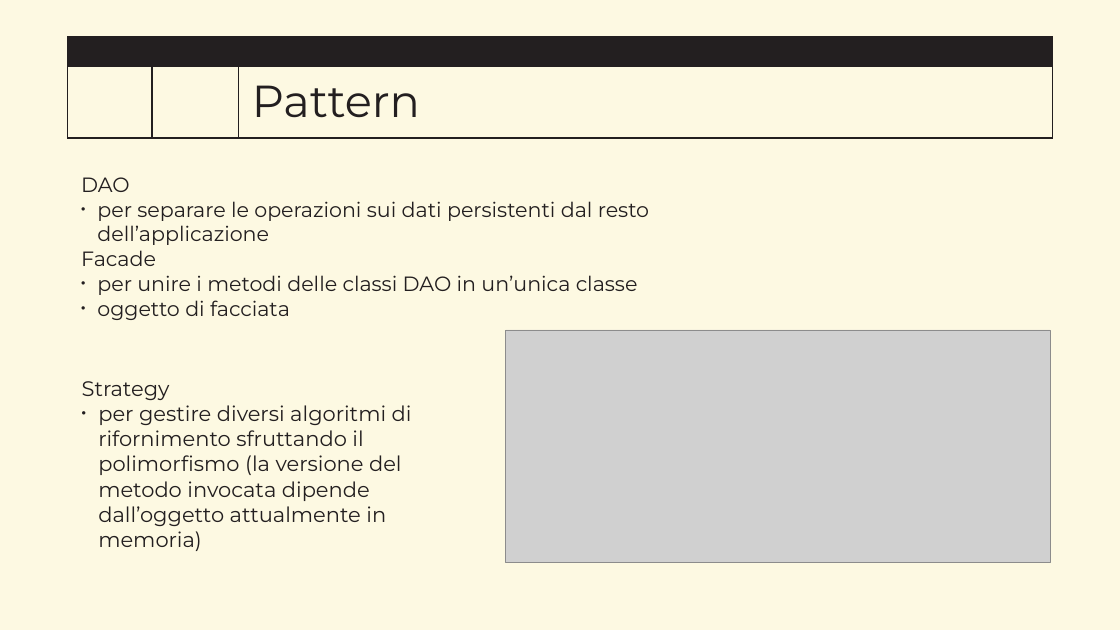
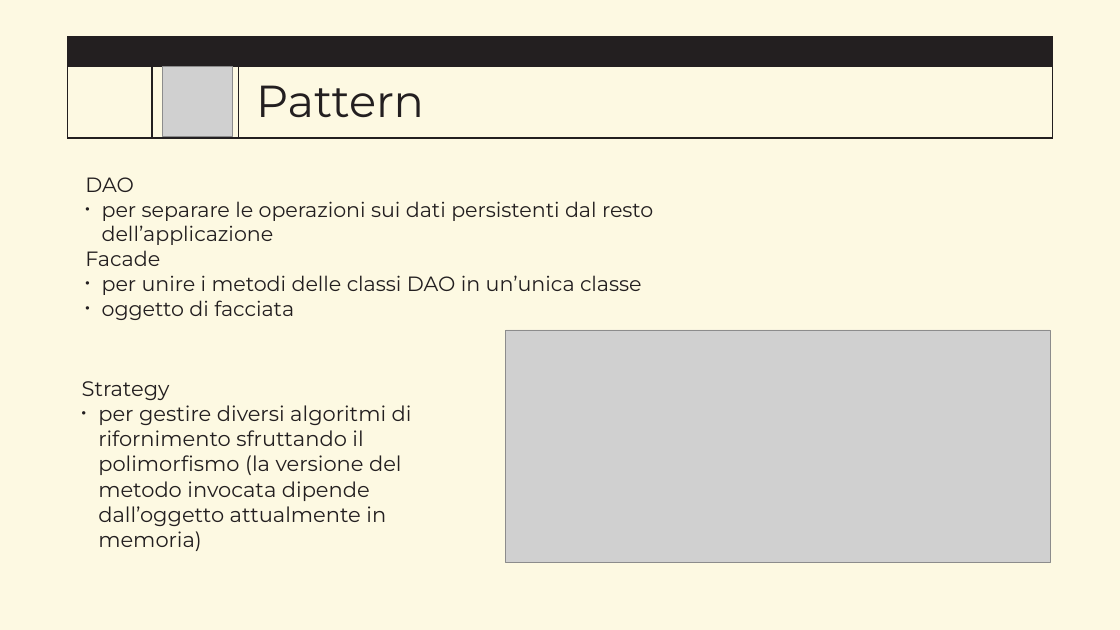
Before and after one commit to IngSW-unipv/Progetto-J24, a slide deck: slide 17 of doc/Presentation.pptx (slide 15 before the commit). Drawn at 1120x630 pixels with LibreOffice and Linux fonts; fonts in the diff are those of the drawing; grey boxes stand for pictures; background and template pictures are left out. Boxes give left, top, right and bottom in pixels: in the first picture for what was removed or moved away, otherwise in the second. Text is boxed around its words. In the diff, an @@ line names an element or a change of style, - is before the commit and + after.

```diff
--- a/doc/Presentation.pptx
+++ b/doc/Presentation.pptx
@@ picture added at (162,66,233,137) @@
@@ title "Pattern": place and size @@
-title "Pattern" at (252,85,420,118)
+title "Pattern" at (256,85,424,118)
@@ text "DAO": place and size @@
-text "DAO" at (81,177,649,320)
+text "DAO" at (85,177,653,320)
```
Also in this commit, not shown: 10 other slides changed, 5 slides added, 1 slide removed.
